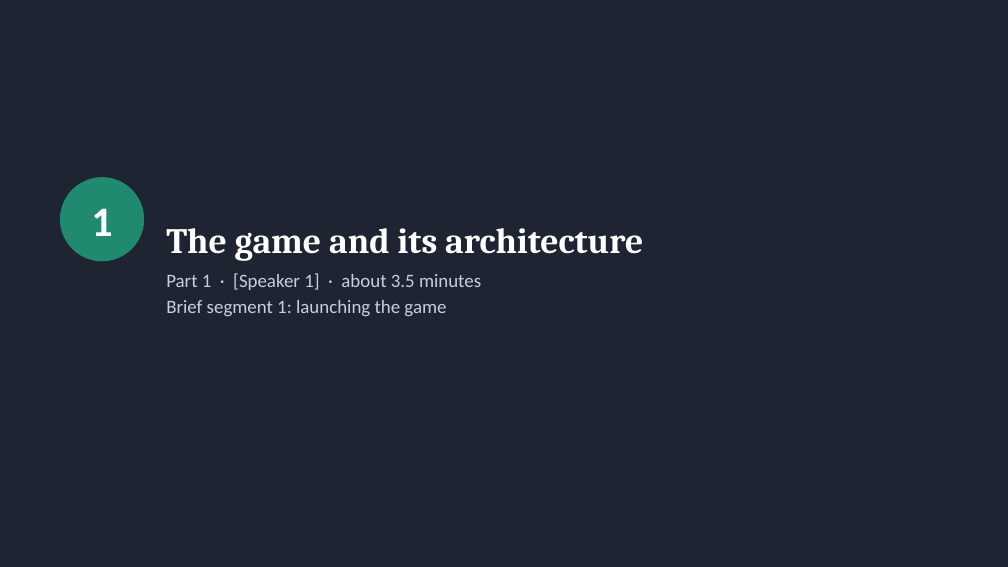
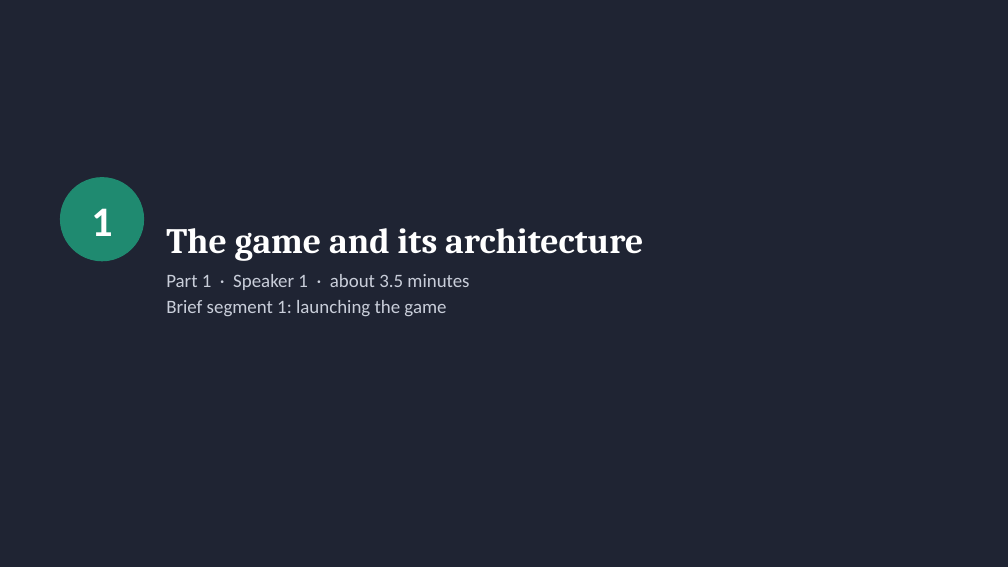
Before and after one commit to JeremyChooCK/CT2003-Restaurant-Rush, a slide deck: slide 3 of docs/presentation/RestaurantRush_Presentation.pptx. Drawn at 1008x567 pixels with LibreOffice and Linux fonts; fonts in the diff are those of the drawing. Boxes give left, top, right and bottom in pixels: in the first picture for what was removed or moved away, otherwise in the second. Text is boxed around its words. In the diff, an @@ line names an element or a change of style, - is before the commit and + after.

```diff
--- a/docs/presentation/RestaurantRush_Presentation.pptx
+++ b/docs/presentation/RestaurantRush_Presentation.pptx
@@ text at <box>166,274,469,290</box>: text changed @@
-Part 1 · [Speaker 1] · about 3.5 minutes
+Part 1 · Speaker 1 · about 3.5 minutes
```
Also in this commit, not shown: 17 other slides changed, 1 slide added, 1 slide removed, 1 other file.
